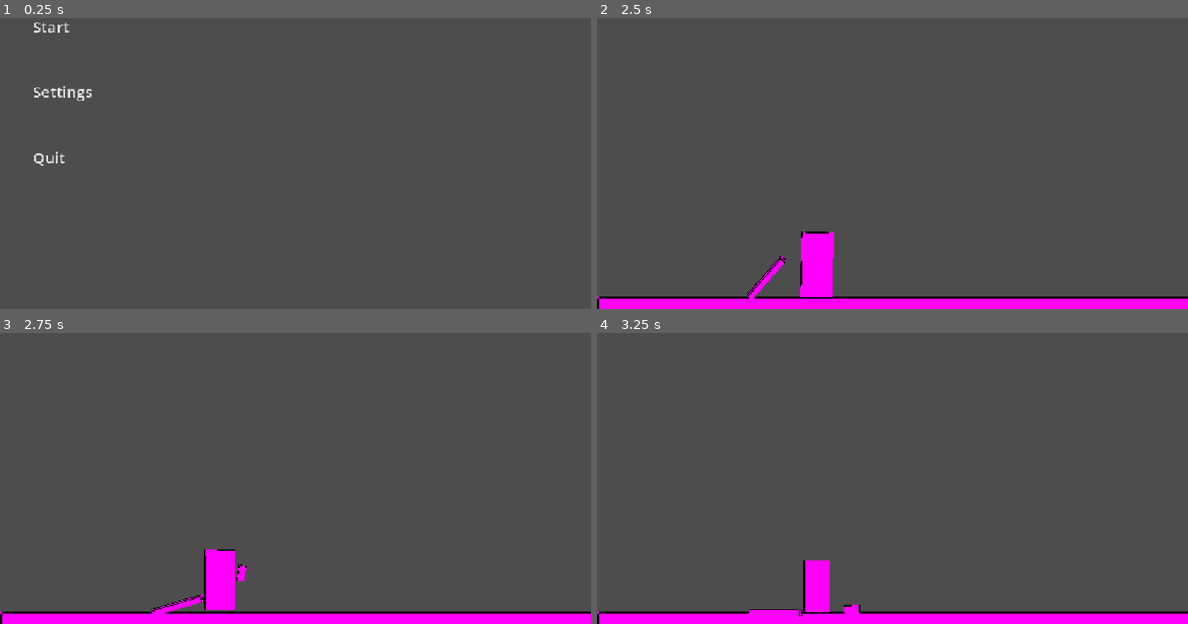
Above: before the commit, frames 1-4 (two rows, left to right).
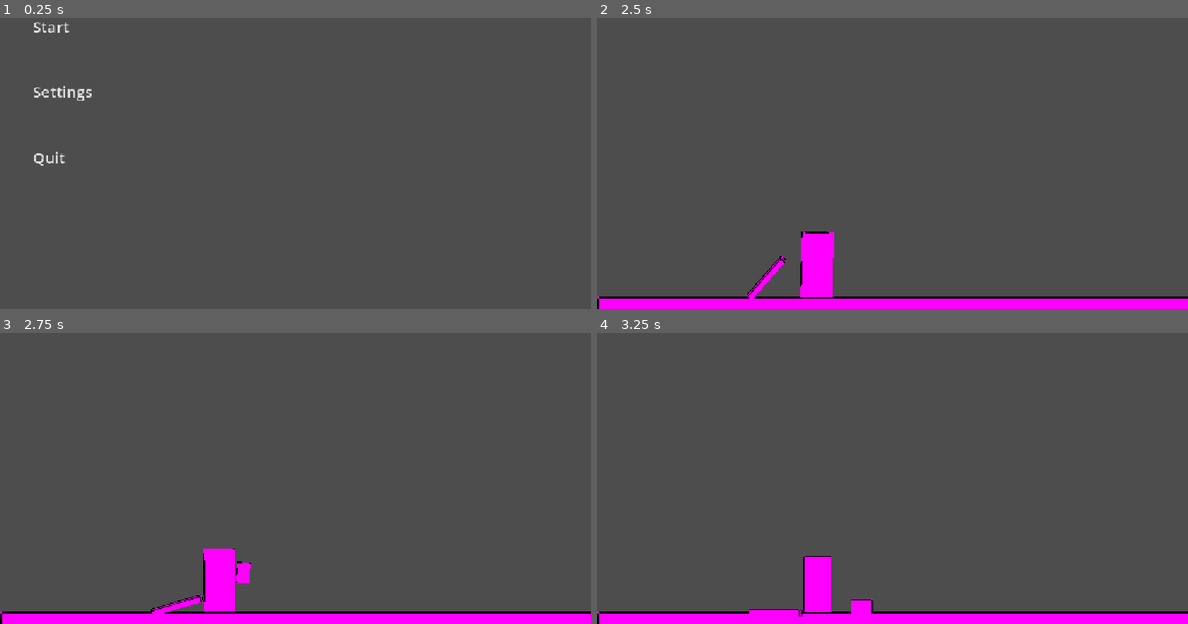
Above: after the commit, the same moments.

Repository: UnvaryBulb/Quas_craft-the_game
Game: Godot game, scene res://scenes/menu.tscn
Two runs of this game, one before a commit and one after it. Both use one fixed random seed, a clock stepped at 60 frames per second and the inputs below.
Inputs (mouse positions are in pixels of both pictures, inside the frame that each line leads up to):
- Up to frame 1 (0.25 s): no input
- Up to frame 2 (2.5 s): click "Start" at 0.5 s; move the mouse to (815, 186) at 1.27 s; click (815, 186) at 1.42 s; move the mouse to (750, 271) at 2.02 s; click (750, 271) at 2.17 s
- Up to frame 3 (2.75 s): no input
- Up to frame 4 (3.25 s): move the mouse to (839, 574) at 2.77 s; click (839, 574) at 2.92 s

Frames 1-2 are identical in both runs. In frame 3, 0.3% of the frame differs, in the area x 25-43%, y 74-97%; in frame 4, 0.3%, in the area x 34-47%, y 76-97%.

Commit message:
UPDATED: улучшены слайсинг

Diff:
--- a/quas-craft/scenes/breadslice.tscn
+++ b/quas-craft/scenes/breadslice.tscn
@@ -3,10 +3,10 @@
 [ext_resource type="Script" uid="uid://ukxwr0ngoqhf" path="res://scripts/breadslice.gd" id="1_a4eve"]
 
 [sub_resource type="RectangleShape2D" id="RectangleShape2D_cncb8"]
-size = Vector2(16, 32)
+size = Vector2(27, 42)
 
 [sub_resource type="PlaceholderTexture2D" id="PlaceholderTexture2D_cncb8"]
-size = Vector2(16, 32)
+size = Vector2(27, 42)
 
 [node name="slice" type="RigidBody2D" unique_id=577184731]
 input_pickable = true
--- a/quas-craft/scripts/bread.gd
+++ b/quas-craft/scripts/bread.gd
@@ -6,7 +6,7 @@
 @export var max_speed: float = 1200.0     # Максимальная скорость (чтобы физика не ломалась)
 @export var slice_scene: PackedScene
 @export var min_cut_speed: float = 150.0
-@export var max_cuts: int = 6
+@export var max_cuts: int = 8
 @export var final_slice_scene: PackedScene
 var is_grabbed: bool = false
 var grab_offset: Vector2 = Vector2.ZERO   # Точка, за которую мы схватили объект
@@ -56,10 +56,10 @@
 	var tween = create_tween()
 	var sprite = get_node("Sprite2D")
 	if sprite:
-		tween.tween_property(sprite, "scale", sprite.scale * 0.8, 0.2)
+		tween.tween_property(sprite, "scale", sprite.scale * 0.87, 0.2)
 	var col_shape = get_node("CollisionShape2D")
 	if col_shape and col_shape.shape is RectangleShape2D:
-		tween.tween_property(col_shape.shape, "size", col_shape.shape.size * 0.8, 0.2)
+		tween.tween_property(col_shape.shape, "size", col_shape.shape.size * 0.87, 0.2)
 
 	apply_impulse(Vector2(-20, -10))
 	print("Хлеб разрезан!")
Not shown, added: quas-craft/.gitattributes
Not shown, added: quas-craft/.gitignore
